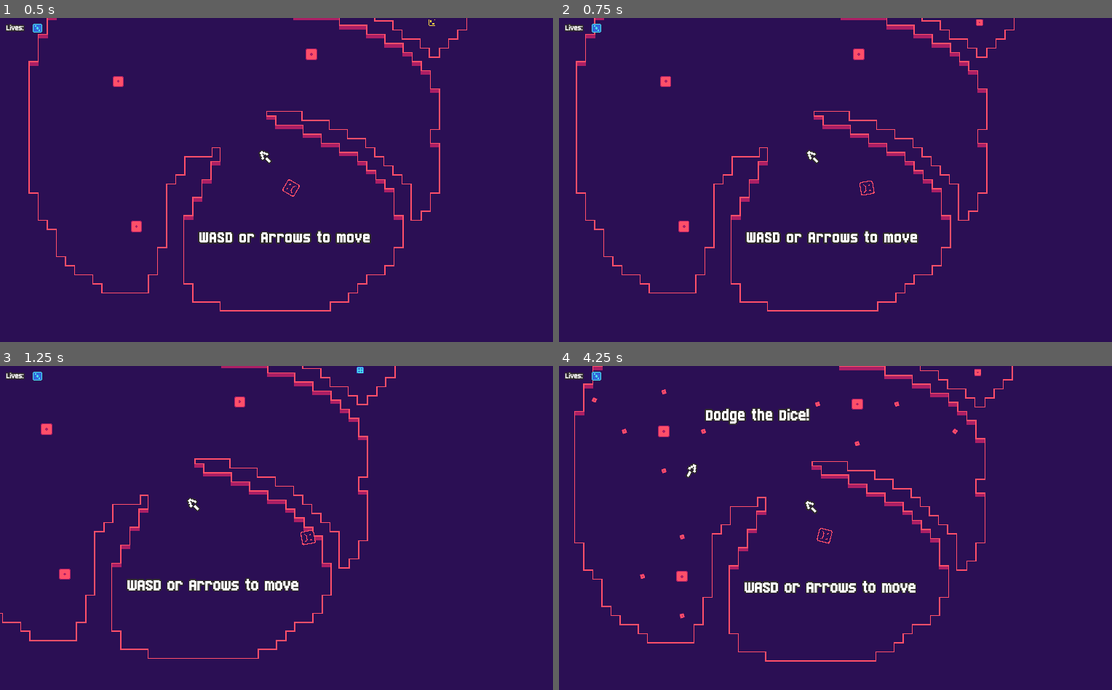
Above: before the commit, frames 1-4 (two rows, left to right).
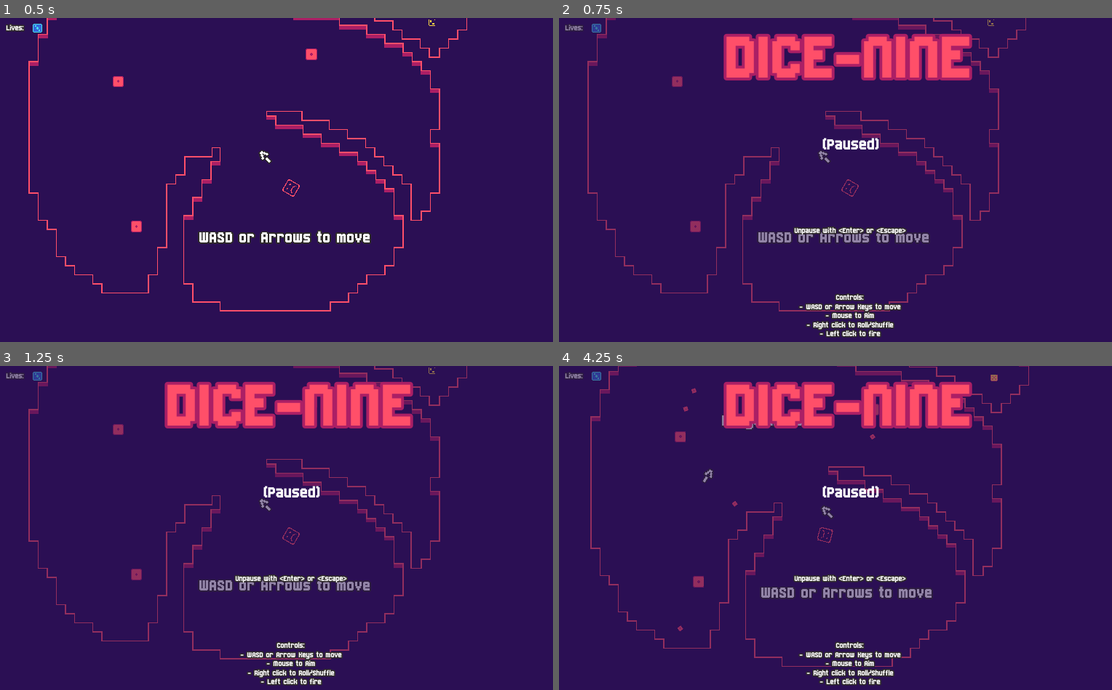
Above: after the commit, the same moments.

Repository: russmatney/dice-nine
Game: Godot game, scene res://src/progression/Level1.tscn
Two runs of this game, one before a commit and one after it. Both use one fixed random seed, a clock stepped at 60 frames per second and the inputs below.
Inputs (mouse positions are in pixels of both pictures, inside the frame that each line leads up to):
- Up to frame 1 (0.5 s): no input
- Up to frame 2 (0.75 s): tap Enter (pause, bound only after the commit) at 0.5 s; move the mouse to (979, 170) at 0.52 s; hold D (move_right) from 0.53 s (still down); hold E (fire) from 0.53 s (still down)
- Up to frame 3 (1.25 s): keep holding D (move_right); keep holding E (fire); right-click (420, 518) at 0.8 s
- Up to frame 4 (4.25 s): tap Enter (pause, bound only after the commit) at 1.25, 4.15 s; move the mouse to (735, 553) at 1.27 s; release D (move_right) at 1.28 s; release E (fire) at 1.28 s; hold J (move_down) 1.28-2.03 s; right-click (735, 553) at 1.35 s; tap E (fire) at 1.55, 3.05 s; move the mouse to (907, 459) at 2.02 s; hold D (move_right) 2.03-2.78 s; hold E (fire) 2.03-2.78 s; right-click (907, 459) at 2.3 s; move the mouse to (818, 602) at 2.77 s; hold K (move_up) 2.78-3.53 s; right-click (818, 602) at 2.85 s; move the mouse to (1023, 586) at 3.52 s; hold A (move_left) from 3.53 s (still down); hold E (fire) from 3.53 s (still down); right-click (1023, 586) at 3.8 s

Frame 1 is identical in both runs. In frame 2, 12% of the frame differs, in the area x 1-85%, y 0-99%; in frame 3, 12%; in frame 4, 13%.

Commit message:
feat: add pause screen with controls

Diff:
--- a/project.godot
+++ b/project.godot
@@ -85,6 +85,12 @@
 "events": [ Object(InputEventKey,"resource_local_to_scene":false,"resource_name":"","device":0,"alt":false,"shift":false,"control":false,"meta":false,"command":false,"pressed":false,"scancode":82,"physical_scancode":0,"unicode":0,"echo":false,"script":null)
  ]
 }
+pause={
+"deadzone": 0.5,
+"events": [ Object(InputEventKey,"resource_local_to_scene":false,"resource_name":"","device":0,"alt":false,"shift":false,"control":false,"meta":false,"command":false,"pressed":false,"scancode":16777221,"physical_scancode":0,"unicode":0,"echo":false,"script":null)
+, Object(InputEventKey,"resource_local_to_scene":false,"resource_name":"","device":0,"alt":false,"shift":false,"control":false,"meta":false,"command":false,"pressed":false,"scancode":16777217,"physical_scancode":0,"unicode":0,"echo":false,"script":null)
+ ]
+}
 
 [physics]
 
--- a/src/autoloads/ProgressionState.gd
+++ b/src/autoloads/ProgressionState.gd
@@ -2,6 +2,7 @@
 
 var player_scene = preload("res://src/Player.tscn")
 var hud: CanvasLayer
+var pause_popup: PopupPanel
 
 var player_state = {
   # "unlocked_sides": ["one", "two"],
@@ -24,8 +25,7 @@
 ### ready ##############################################################
 
 func _ready():
-  print("progression state ready")
-
+  pause_mode = Node.PAUSE_MODE_PROCESS
 
 func ensure_hud():
   if not hud or not is_instance_valid(hud):
@@ -34,6 +34,13 @@
 
   print("asserting hud exists")
   assert(hud)
+
+func ensure_pause():
+  if not pause_popup or not is_instance_valid(pause_popup):
+    pause_popup = get_tree().get_root().find_node("PausePopup", true, false)
+
+  print("asserting pause_popup exists")
+  assert(pause_popup)
 
 ### process ##############################################################
 
@@ -50,6 +57,16 @@
     # TODO do we need to wait?
     # NOTE this allows for life after death
     spawn_player()
+
+  if event.is_action_pressed("pause"):
+    var t = get_tree()
+    if t.paused:
+      pause_popup.hide()
+      t.paused = false
+    else:
+      t.paused = true
+      pause_popup.show()
+
 
 ### spawn, death, respawn ####################################################
 
--- a/src/progression/Level1.tscn
+++ b/src/progression/Level1.tscn
@@ -57,7 +57,7 @@
 custom_fonts/normal_font = ExtResource( 5 )
 bbcode_enabled = true
 bbcode_text = "[center]WASD or Arrows to move[/center]"
-text = "WASD or Arrows to move"
+text = "[center]WASD or Arrows to move[/center]"
 
 [node name="MoveArrow" type="RichTextLabel" parent="."]
 margin_left = -8.0
@@ -68,7 +68,7 @@
 custom_fonts/normal_font = ExtResource( 5 )
 bbcode_enabled = true
 bbcode_text = "[center]<-[/center]"
-text = "<-"
+text = "[center]<-[/center]"
 
 [node name="MoveArrow2" type="RichTextLabel" parent="."]
 margin_left = -376.0
@@ -79,7 +79,7 @@
 custom_fonts/normal_font = ExtResource( 5 )
 bbcode_enabled = true
 bbcode_text = "[center]<-[/center]"
-text = "<-"
+text = "[center]<-[/center]"
 
 [node name="UpgradeArrow" type="RichTextLabel" parent="."]
 margin_left = 48.0
@@ -90,7 +90,7 @@
 custom_fonts/normal_font = ExtResource( 5 )
 bbcode_enabled = true
 bbcode_text = "[center]<-[/center]"
-text = "<-"
+text = "[center]<-[/center]"
 
 [node name="PortalArrow" type="RichTextLabel" parent="."]
 margin_left = 296.0
@@ -101,7 +101,7 @@
 custom_fonts/normal_font = ExtResource( 5 )
 bbcode_enabled = true
 bbcode_text = "[center]<-[/center]"
-text = "<-"
+text = "[center]<-[/center]"
 
 [node name="FireDirections" type="RichTextLabel" parent="."]
 margin_left = -600.0
@@ -111,7 +111,7 @@
 custom_fonts/normal_font = ExtResource( 5 )
 bbcode_enabled = true
 bbcode_text = "[center]Left click to fire[/center]"
-text = "Left click to fire"
+text = "[center]Left click to fire[/center]"
 
 [node name="DodgeDirections" type="RichTextLabel" parent="."]
 margin_left = -424.0
@@ -121,7 +121,7 @@
 custom_fonts/normal_font = ExtResource( 5 )
 bbcode_enabled = true
 bbcode_text = "[center]Dodge the Dice![/center]"
-text = "Dodge the Dice!"
+text = "[center]Dodge the Dice![/center]"
 
 [node name="RollDirections" type="RichTextLabel" parent="."]
 margin_left = 88.0
@@ -131,7 +131,7 @@
 custom_fonts/normal_font = ExtResource( 5 )
 bbcode_enabled = true
 bbcode_text = "[center]Right click to roll[/center]"
-text = "Right click to roll"
+text = "[center]Right click to roll[/center]"
 
 [node name="YellowLight" parent="." instance=ExtResource( 8 )]
 
--- a/src/progression/LevelBase.gd
+++ b/src/progression/LevelBase.gd
@@ -40,6 +40,7 @@
 func setup_level():
   print("setup level")
   ProgressionState.ensure_hud()
+  ProgressionState.ensure_pause()
   ProgressionState.set_current_level(self)
 
   for up in upgrades:
--- a/src/ui/HUD.tscn
+++ b/src/ui/HUD.tscn
@@ -1,8 +1,9 @@
-[gd_scene load_steps=18 format=2]
+[gd_scene load_steps=19 format=2]
 
 [ext_resource path="res://assets/dice-roll-rainbow_sheet.png" type="Texture" id=1]
 [ext_resource path="res://src/ui/hud_data_font.tres" type="DynamicFont" id=2]
 [ext_resource path="res://src/ui/HUD.gd" type="Script" id=3]
+[ext_resource path="res://src/ui/PausePopup.tscn" type="PackedScene" id=4]
 
 [sub_resource type="AtlasTexture" id=9]
 atlas = ExtResource( 1 )
@@ -177,3 +178,5 @@
 position = Vector2( 176, 8 )
 frames = SubResource( 15 )
 animation = "six"
+
+[node name="PausePopup" parent="." instance=ExtResource( 4 )]
--- /dev/null
+++ b/src/ui/PausePopup.tscn
@@ -0,0 +1,116 @@
+[gd_scene load_steps=6 format=2]
+
+[ext_resource path="res://assets/fonts/Born2bSportyV2.ttf" type="DynamicFontData" id=1]
+[ext_resource path="res://src/ui/MainMenuTitleText.tres" type="DynamicFont" id=2]
+
+[sub_resource type="StyleBoxFlat" id=3]
+bg_color = Color( 0.168627, 0.0588235, 0.329412, 0.513726 )
+
+[sub_resource type="DynamicFont" id=1]
+size = 32
+font_data = ExtResource( 1 )
+
+[sub_resource type="DynamicFont" id=2]
+outline_size = 2
+outline_color = Color( 0.184314, 0.168627, 0.168627, 1 )
+font_data = ExtResource( 1 )
+
+[node name="PausePopup" type="PopupPanel"]
+pause_mode = 2
+visible = true
+anchor_right = 1.0
+anchor_bottom = 1.0
+custom_styles/panel = SubResource( 3 )
+
+[node name="MarginContainer" type="MarginContainer" parent="."]
+margin_left = 10.0
+margin_top = 10.0
+margin_right = 1014.0
+margin_bottom = 590.0
+
+[node name="VBoxContainer" type="VBoxContainer" parent="MarginContainer"]
+margin_right = 1004.0
+margin_bottom = 580.0
+
+[node name="CenterContainer" type="CenterContainer" parent="MarginContainer/VBoxContainer"]
+margin_right = 1004.0
+margin_bottom = 142.0
+size_flags_vertical = 3
+
+[node name="RichTextLabel" type="RichTextLabel" parent="MarginContainer/VBoxContainer/CenterContainer"]
+margin_left = 277.0
+margin_top = 6.0
+margin_right = 727.0
+margin_bottom = 135.0
+rect_min_size = Vector2( 450, 0 )
+custom_colors/default_color = Color( 1, 0.309804, 0.411765, 1 )
+custom_fonts/normal_font = ExtResource( 2 )
+bbcode_enabled = true
+bbcode_text = "DICE-NINE"
+text = "DICE-NINE"
+fit_content_height = true
+
+[node name="CenterContainer2" type="CenterContainer" parent="MarginContainer/VBoxContainer"]
+margin_top = 146.0
+margin_right = 1004.0
+margin_bottom = 288.0
+size_flags_vertical = 3
+
+[node name="RichTextLabel" type="RichTextLabel" parent="MarginContainer/VBoxContainer/CenterContainer2"]
+margin_left = 302.0
+margin_top = 54.0
+margin_right = 702.0
+margin_bottom = 87.0
+rect_min_size = Vector2( 400, 0 )
+custom_fonts/normal_font = SubResource( 1 )
+bbcode_enabled = true
+bbcode_text = "[center](Paused)[/center]"
+text = "(Paused)"
+fit_content_height = true
+scroll_active = false
+
+[node name="CenterContainer4" type="CenterContainer" parent="MarginContainer/VBoxContainer"]
+margin_top = 292.0
+margin_right = 1004.0
+margin_bottom = 434.0
+size_flags_vertical = 3
+
+[node name="RichTextLabel" type="RichTextLabel" parent="MarginContainer/VBoxContainer/CenterContainer4"]
+margin_left = 352.0
+margin_top = 62.0
+margin_right = 652.0
+margin_bottom = 79.0
+rect_min_size = Vector2( 300, 0 )
+custom_fonts/normal_font = SubResource( 2 )
+bbcode_enabled = true
+bbcode_text = "[center]Unpause with <Enter> or <Escape>[/center]"
+text = "Unpause with <Enter> or <Escape>"
+fit_content_height = true
+scroll_active = false
+
+[node name="CenterContainer3" type="CenterContainer" parent="MarginContainer/VBoxContainer"]
+margin_top = 438.0
+margin_right = 1004.0
+margin_bottom = 580.0
+size_flags_vertical = 3
+
+[node name="RichTextLabel" type="RichTextLabel" parent="MarginContainer/VBoxContainer/CenterContainer3"]
+margin_left = 352.0
+margin_top = 28.0
+margin_right = 652.0
+margin_bottom = 113.0
+rect_min_size = Vector2( 300, 0 )
+custom_fonts/normal_font = SubResource( 2 )
+bbcode_enabled = true
+bbcode_text = "[center]Controls:
+- WASD or Arrow Keys to move
+- Mouse to Aim
+- Right click to Roll/Shuffle
+- Left click to fire[/center]"
+text = "Controls:
+- WASD or Arrow Keys to move
+- Mouse to Aim
+- Right click to Roll/Shuffle
+- Left click to fire"
+fit_content_height = true
+scroll_active = false
Not shown, changed: todo.org
